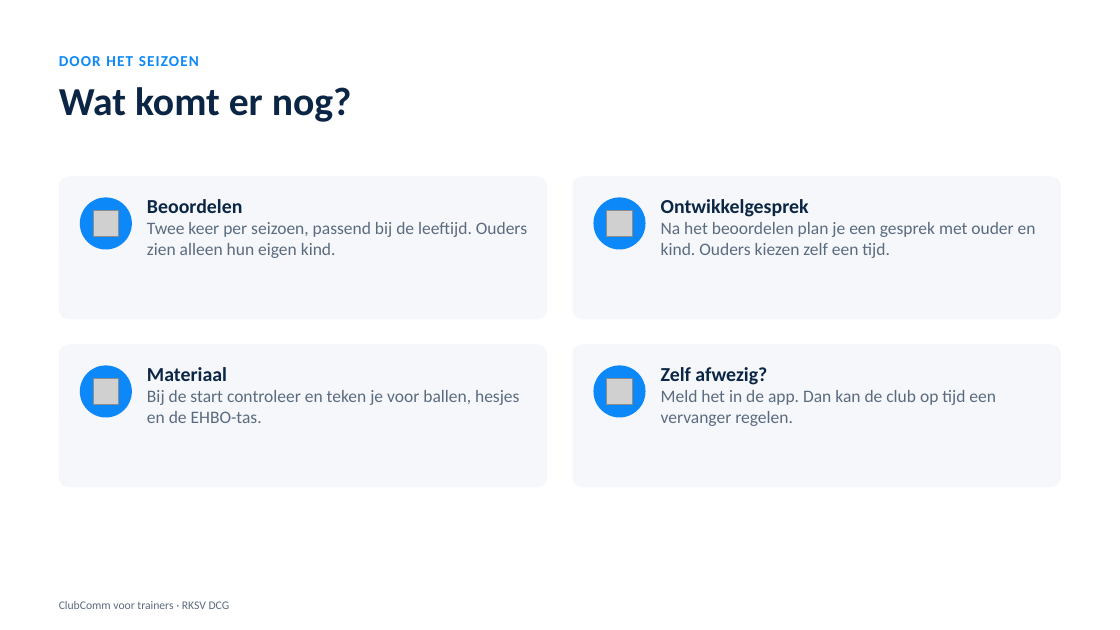
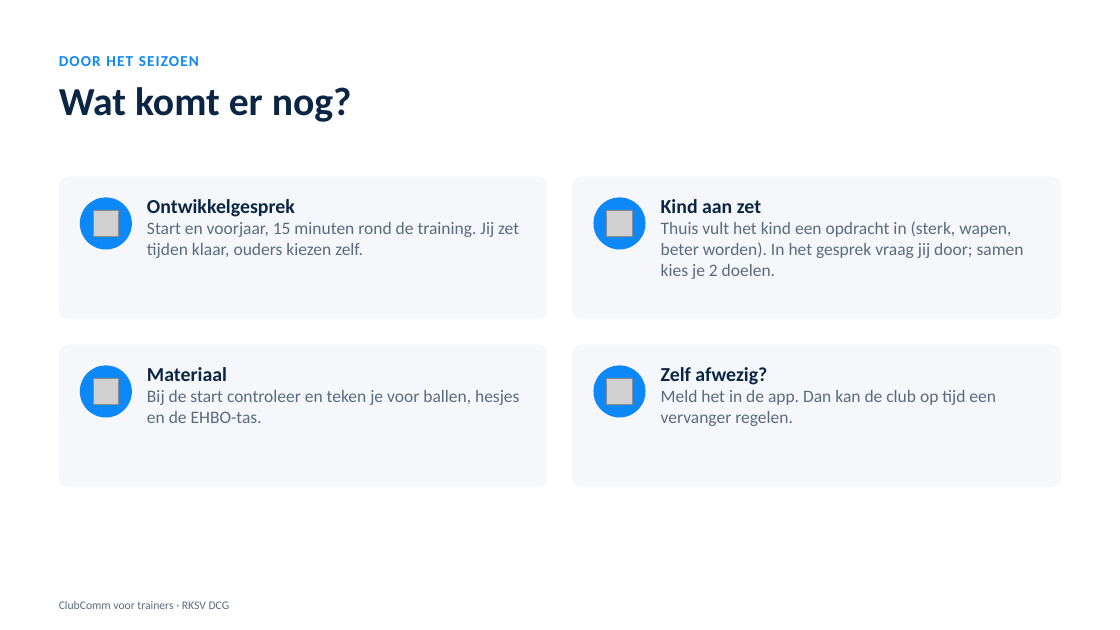
Before and after one commit to sofianabayahya/Clubcomm, a slide deck: slide 12 of docs/presentaties/ClubComm-trainer.pptx. Drawn at 1120x630 pixels with LibreOffice and Linux fonts; fonts in the diff are those of the drawing; grey boxes stand for pictures. Boxes give left, top, right and bottom in pixels: in the first picture for what was removed or moved away, otherwise in the second. Text is boxed around its words. In the diff, an @@ line names an element or a change of style, - is before the commit and + after.

```diff
--- a/docs/presentaties/ClubComm-trainer.pptx
+++ b/docs/presentaties/ClubComm-trainer.pptx
@@ text at [147, 199, 519, 258]: text changed @@
-Beoordelen
-Twee keer per seizoen, passend bij de leeftijd. Ouders zien alleen hun eigen kind.
+Ontwikkelgesprek
+Start en voorjaar, 15 minuten rond de training. Jij zet tijden klaar, ouders kiezen zelf.
@@ text at [661, 199, 1024, 279]: text changed @@
-Ontwikkelgesprek
-Na het beoordelen plan je een gesprek met ouder en kind. Ouders kiezen zelf een tijd.
+Kind aan zet
+Thuis vult het kind een opdracht in (sterk, wapen, beter worden). In het gesprek vraag jij door; samen kies je 2 doelen.
```
Also in this commit, not shown: 1 other slide changed, 9 other files.
